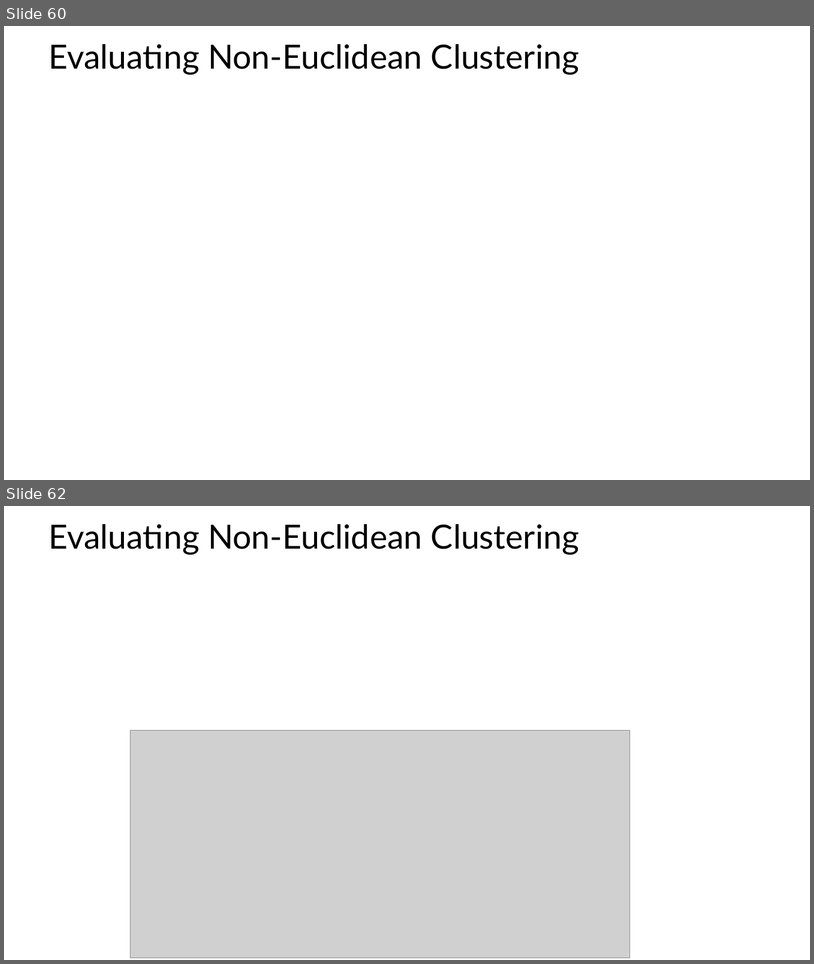
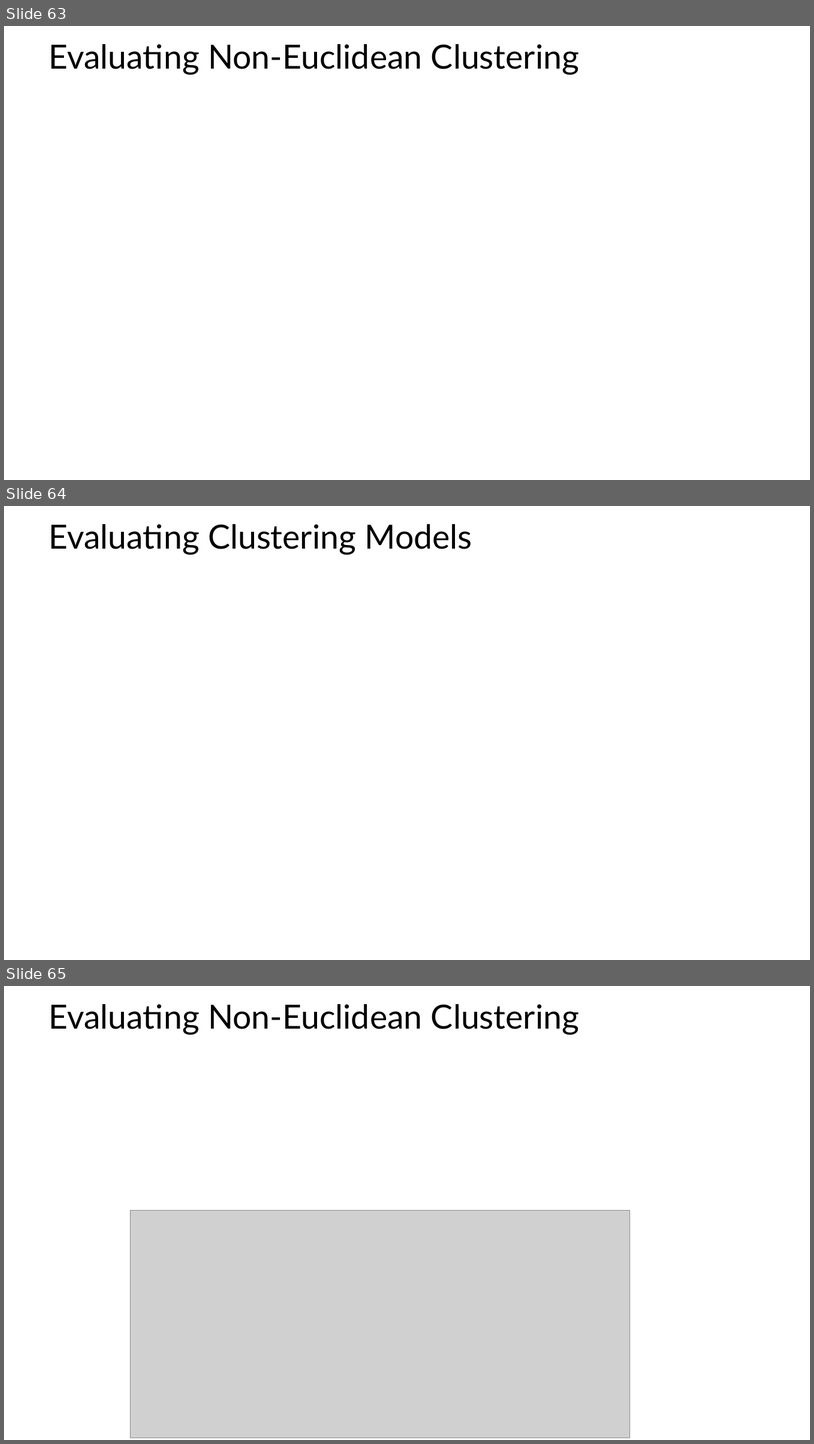
Before and after one commit to LucaComi/CSCI-E-108, a slide deck: slides/9_IntroductionToClustering_Part1.pptx. Shown one above the other, each under a label of ours: slides 60 and 62 before the commit, slides 63, 64 and 65 after it; the slides between them are not shown. The pictures are 814x964 and 814x1444 pixels, drawn with LibreOffice and Linux fonts; fonts in the diff are those of the drawing; grey boxes stand for pictures. Boxes give left, top, right and bottom in pixels: in the first picture for what was removed or moved away, otherwise in the second. Text is boxed around its words. In the diff, an @@ line names an element or a change of style, - is before the commit and + after.

```diff
--- a/slides/9_IntroductionToClustering_Part1.pptx
+++ b/slides/9_IntroductionToClustering_Part1.pptx
@@ slide 64 added at (4,506,810,960), background #FFFFFF @@
@@ title added at (48,524,472,555), 39.6 pt, text #000000 @@
+Evaluating Clustering Models
@@ what was slide 60 is now slide 63 @@
@@ what was slide 62 is now slide 65 @@
```
Also in this commit, not shown: 4 slides changed, 2 other slides added.
